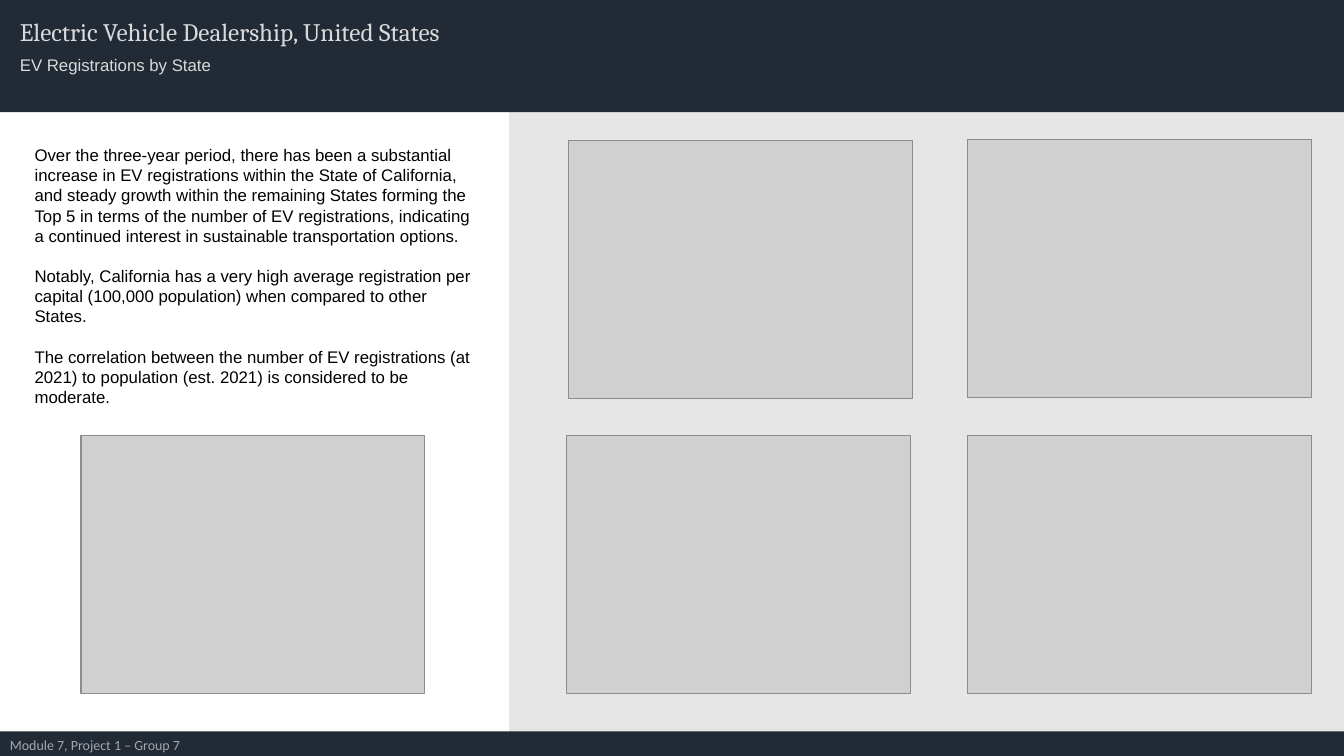
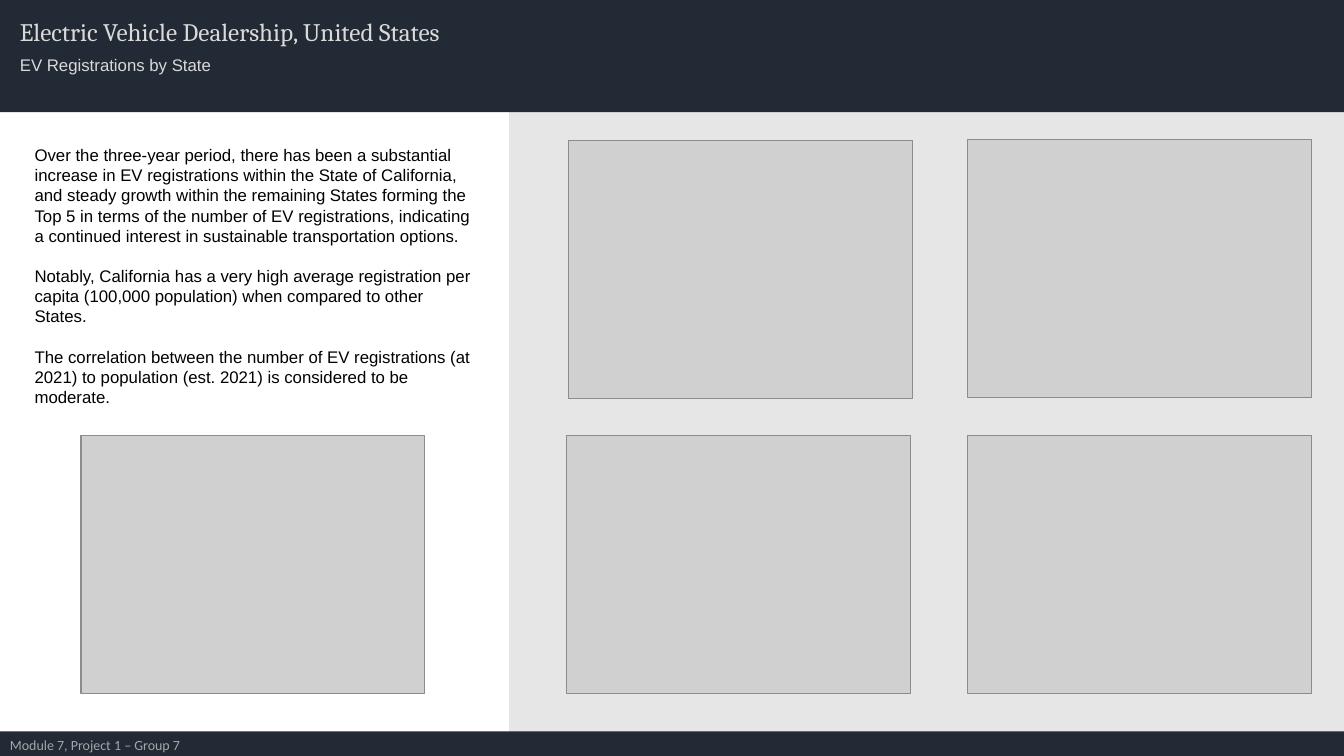
Before and after one commit to Manasa4040/project, a slide deck: slide 3 of Module 7 - Project 1 - Group 7 Presentation.pptx. Drawn at 1344x756 pixels with LibreOffice and Linux fonts; fonts in the diff are those of the drawing; grey boxes stand for pictures. Boxes give left, top, right and bottom in pixels: in the first picture for what was removed or moved away, otherwise in the second. Text is boxed around its words. In the diff, an @@ line names an element or a change of style, - is before the commit and + after.

```diff
--- a/Module 7 - Project 1 - Group 7 Presentation.pptx
+++ b/Module 7 - Project 1 - Group 7 Presentation.pptx
@@ text at (x1=35, y1=270, x2=470, y2=322): text changed @@
-Notably, California has a very high average registration per capital (100,000 population) when compared to other States.
+Notably, California has a very high average registration per capita (100,000 population) when compared to other States.
```
Also in this commit, not shown: 4 other slides changed, 1 other file.
